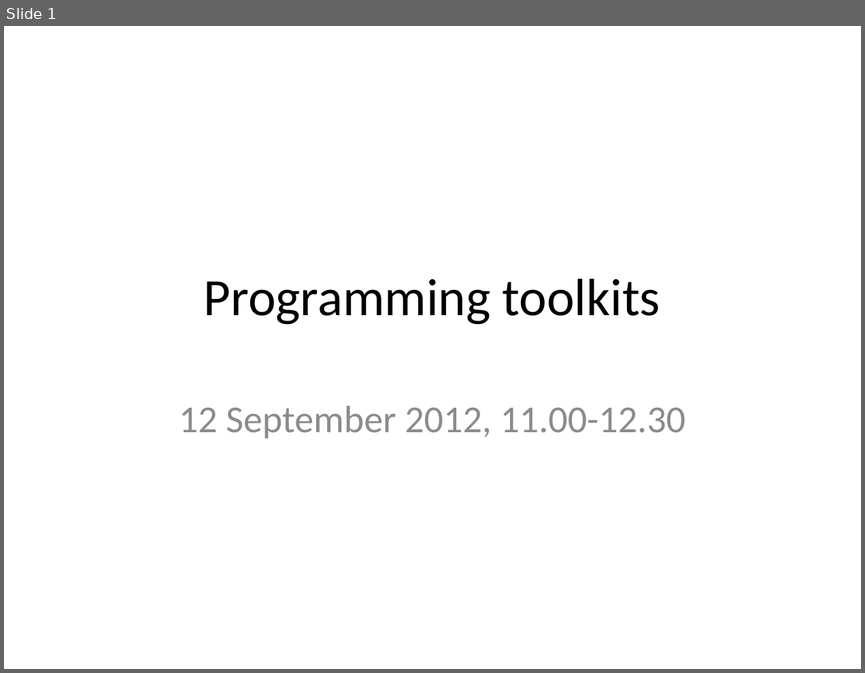
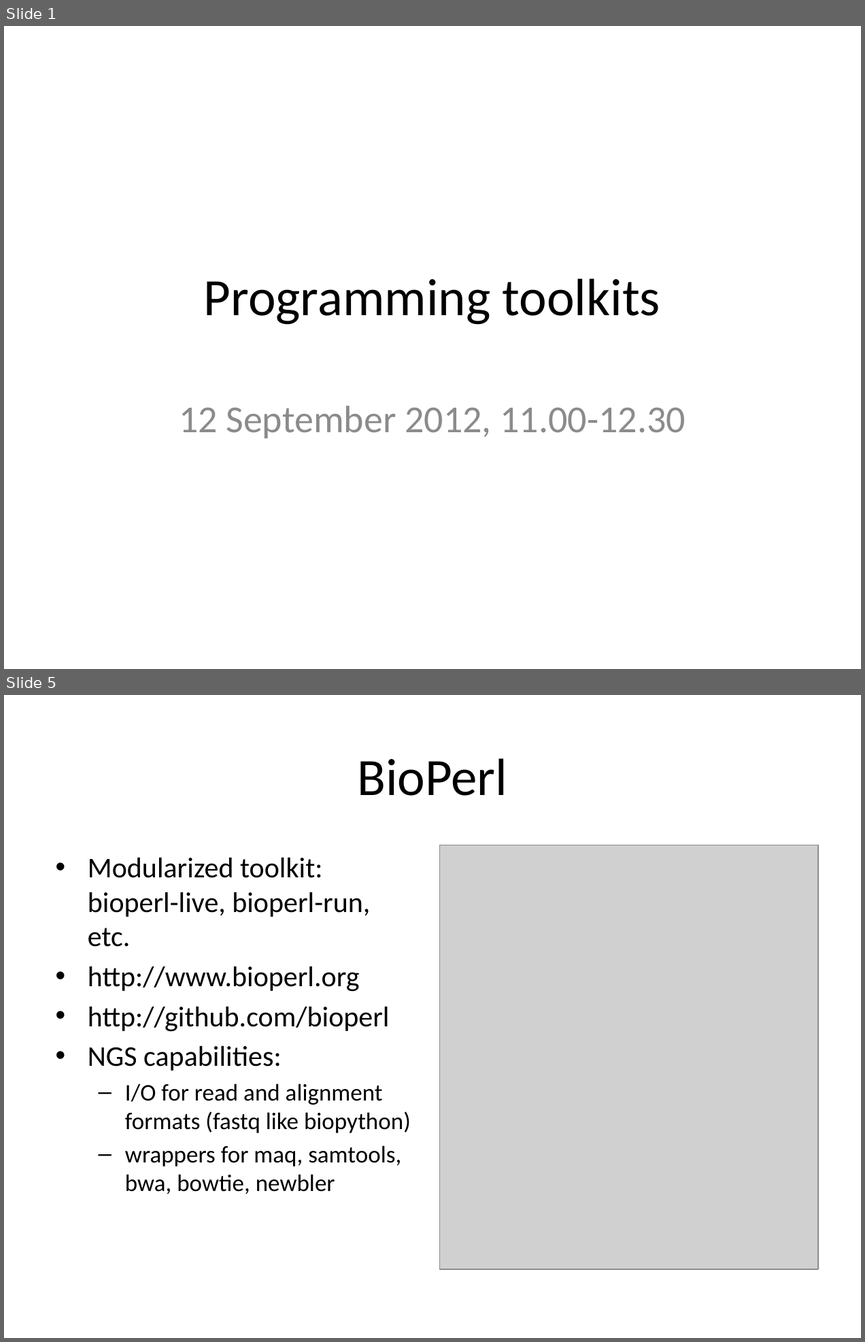
Before and after one commit to rvosa/ngs-workflows, a slide deck: doc/slides/day2/session2/Toolkits.pptx. Shown one above the other, each under a label of ours: slide 1 before the commit, slides 1 and 5 after it; the slides between them are not shown. The pictures are 865x673 and 865x1342 pixels, drawn with LibreOffice and Linux fonts; fonts in the diff are those of the drawing; grey boxes stand for pictures. Boxes give left, top, right and bottom in pixels: in the first picture for what was removed or moved away, otherwise in the second. Text is boxed around its words. In the diff, an @@ line names an element or a change of style, - is before the commit and + after.

Commit message:
completed slides on open source toolkits

```diff
--- a/doc/slides/day2/session2/Toolkits.pptx
+++ b/doc/slides/day2/session2/Toolkits.pptx
@@ slide 5 added at bbox=[4, 695, 861, 1338], background #FFFFFF @@
@@ title added at bbox=[357, 758, 507, 796], 44 pt, text #000000 @@
+BioPerl
@@ text added at bbox=[88, 857, 411, 1194], 24 pt, text #000000 @@
+• Modularized toolkit: bioperl-live, bioperl-run, etc.
+• http://www.bioperl.org
+• http://github.com/bioperl
+• NGS capabilities:
+  – I/O for read and alignment formats (fastq like biopython)
+  – wrappers for maq, samtools, bwa, bowtie, newbler
@@ picture added at bbox=[439, 845, 818, 1269] @@
```
Also in this commit, not shown: 3 slides changed, 7 other slides added, 8 slides removed.
